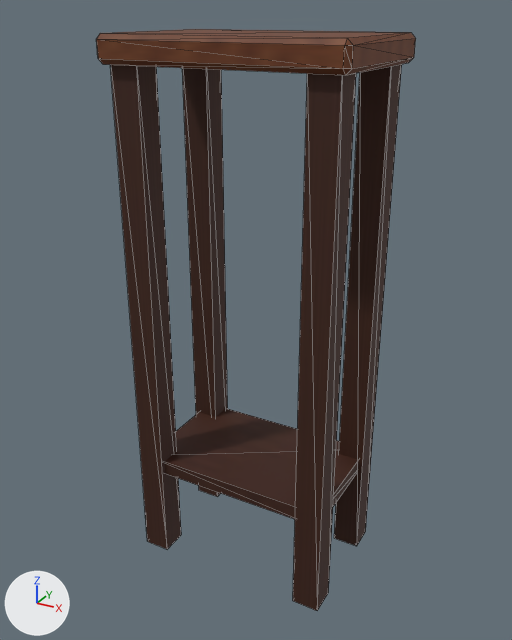
One commit to the glTF model public/models/kabutostand.glb: the scene before it, then after it.
Rendered twice from a 50 mm lens placed at (0.406, -0.742, 0.725), pointed at (-0.003, 0.0, 0.353). The axes (+X, +Y, +Z) are drawn at lower left. The lights are the same throughout. The picture after the commit comes second. Mesh edges are drawn as thin lines. Where no turn or scale is listed for an object, it has been applied to the vertices. Vertices at exactly the same position are counted once.

The first picture shows 'StandLegs', 'StandTop'.
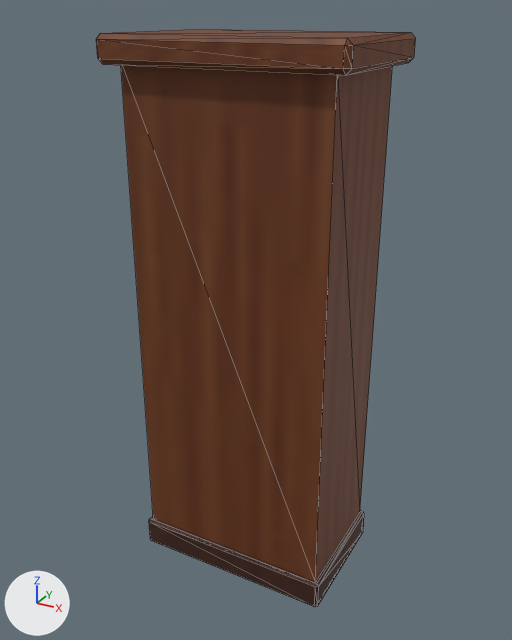
What the commit changed:
me_cube_001 is used by ob_standlegs; location (-0.12, 0.07, 0.336).
me_cube_001 had 40 vertices, 60 faces and spanned x -0.018..0.258, y -0.158..0.018, z -0.336..0.336.
me_cube_001 now has 32 vertices, 56 faces and spans x -0.136..0.136, y -0.086..0.086, z -0.354..0.317.
me_cube_001 part 1: a new loose piece, a box spanning x -0.13..0.13, y -0.08..0.08, z -0.317..0.317, in mat_standtop (picture img_kabutostand_top).
me_cube_001 part 2: a new loose piece of 24 vertices spanning x -0.136..0.136, y -0.086..0.086, z -0.354..-0.314, in mat_standleg (picture img_kabutostand_leg).
me_cube_001 part 3: the loose piece of 8 vertices spanning x -0.018..0.018, y -0.018..0.018, z -0.336..0.336 is deleted.
me_cube_001 part 4: the loose piece of 8 vertices spanning x -0.012..0.252, y -0.152..0.012, z -0.206..-0.185 is deleted.
me_cube_001 part 5: the loose piece of 8 vertices spanning x -0.018..0.018, y -0.158..-0.122, z -0.336..0.336 is deleted.
me_cube_001 part 6: the loose piece of 8 vertices spanning x 0.222..0.258, y -0.018..0.018, z -0.336..0.336 is deleted.
me_cube_001 part 7: the loose piece of 8 vertices spanning x 0.222..0.258, y -0.158..-0.122, z -0.336..0.336 is deleted.
me_cube_001 gains material mat_standtop (picture img_kabutostand_top).
Object 'StandLegs' (ob_standlegs) moves from (-0.12, 0.07, 0.336) to (0.0, 0.0, 0.354).

Pixel boxes [x1, y1, x2, y2] of what changed, in the pictures (512 x 640 px):
'StandLegs', reshaped, moved (7% narrower)
    before: [110, 64, 402, 611]
    after: [121, 65, 392, 607]
part 1 of me_cube_001, added (brown)
    after: [121, 65, 392, 581]
part 2 of me_cube_001, added (brown)
    after: [149, 510, 364, 607]
part 3 of me_cube_001, deleted (brown)
    before: [182, 68, 228, 497]
part 4 of me_cube_001, deleted (brown)
    before: [164, 408, 359, 519]
part 5 of me_cube_001, deleted (brown)
    before: [110, 65, 181, 549]
part 6 of me_cube_001, deleted (brown)
    before: [334, 64, 402, 546]
part 7 of me_cube_001, deleted (brown)
    before: [293, 73, 356, 611]
